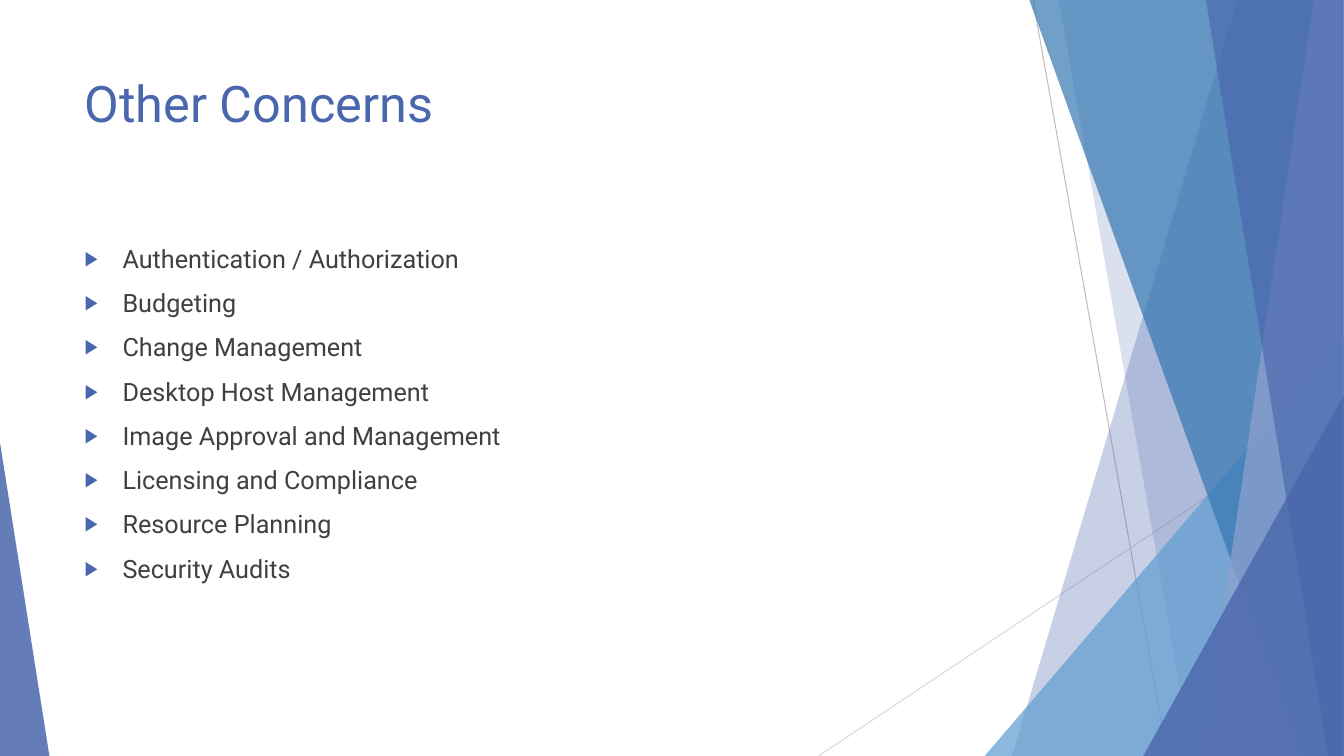
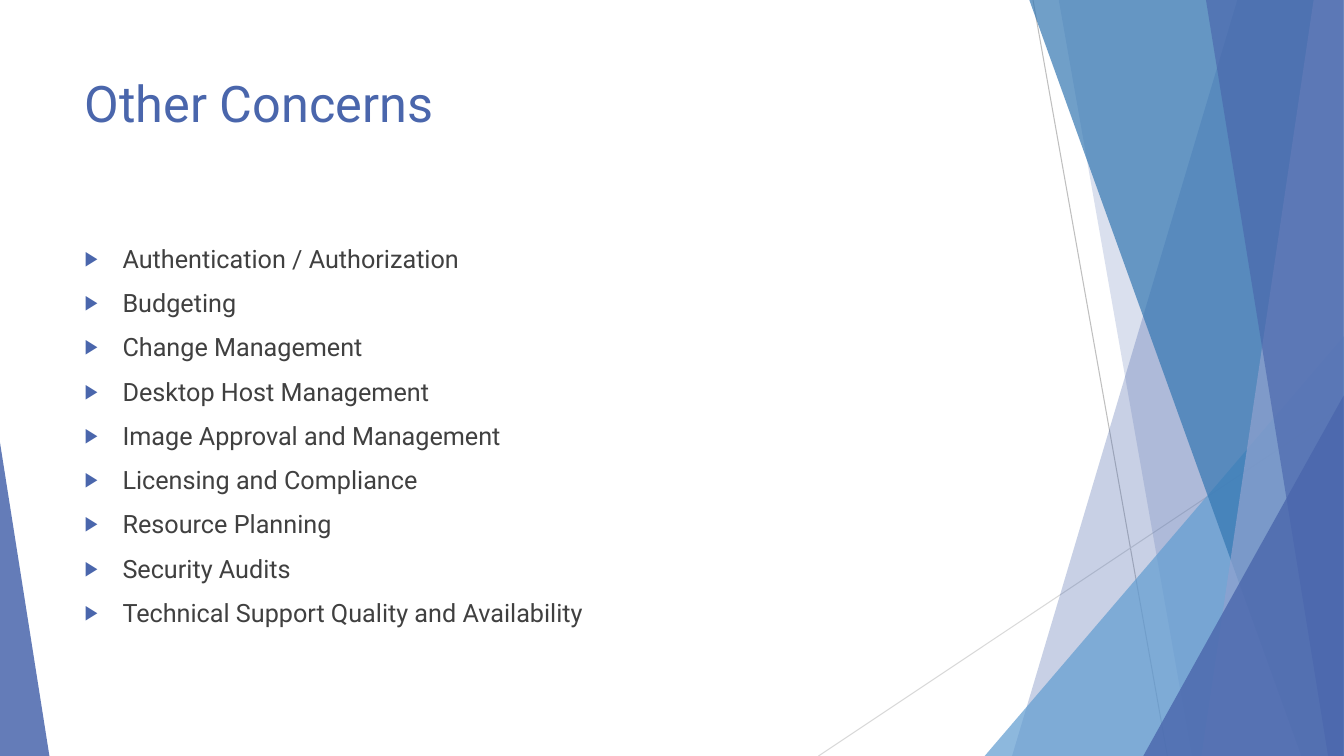
Before and after one commit to EnterpriseProductsLP/docker-straw-man, a slide deck: slide 9 of presentation.pptx. Drawn at 1344x756 pixels with LibreOffice and Linux fonts; fonts in the diff are those of the drawing. Boxes give left, top, right and bottom in pixels: in the first picture for what was removed or moved away, otherwise in the second. Text is boxed around its words. In the diff, an @@ line names an element or a change of style, - is before the commit and + after.

```diff
--- a/presentation.pptx
+++ b/presentation.pptx
@@ text at (123, 603, 583, 628): paragraph added @@
+▶ Technical Support Quality and Availability
```
Also in this commit, not shown: 4 other slides changed, 1 slide added, 1 slide removed.
